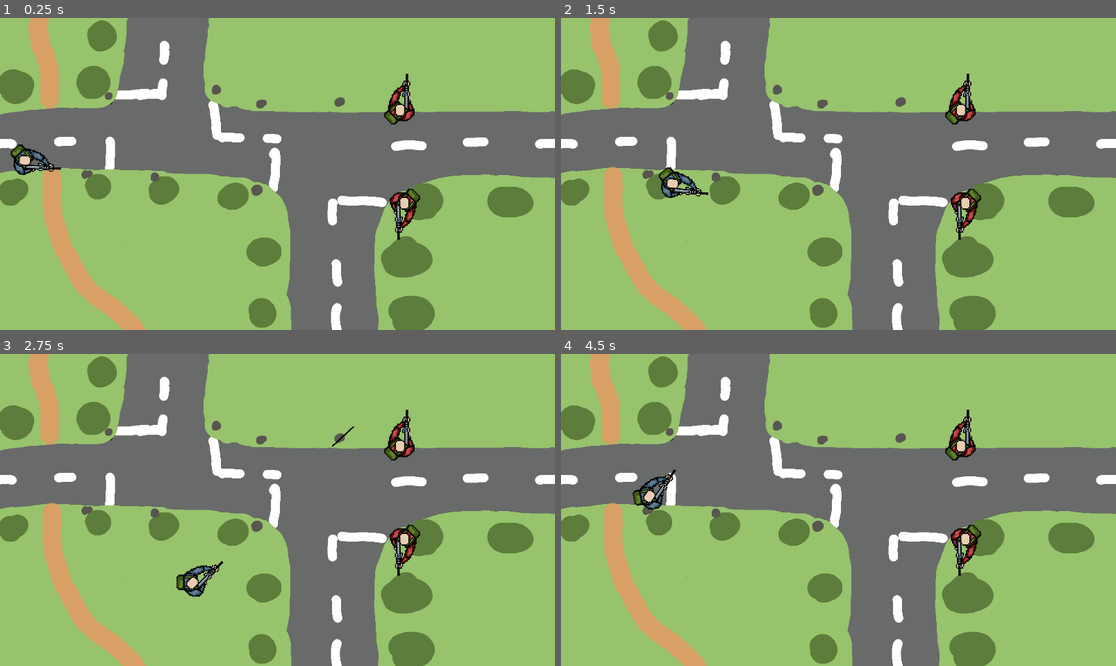
Above: before the commit, frames 1-4 (two rows, left to right).
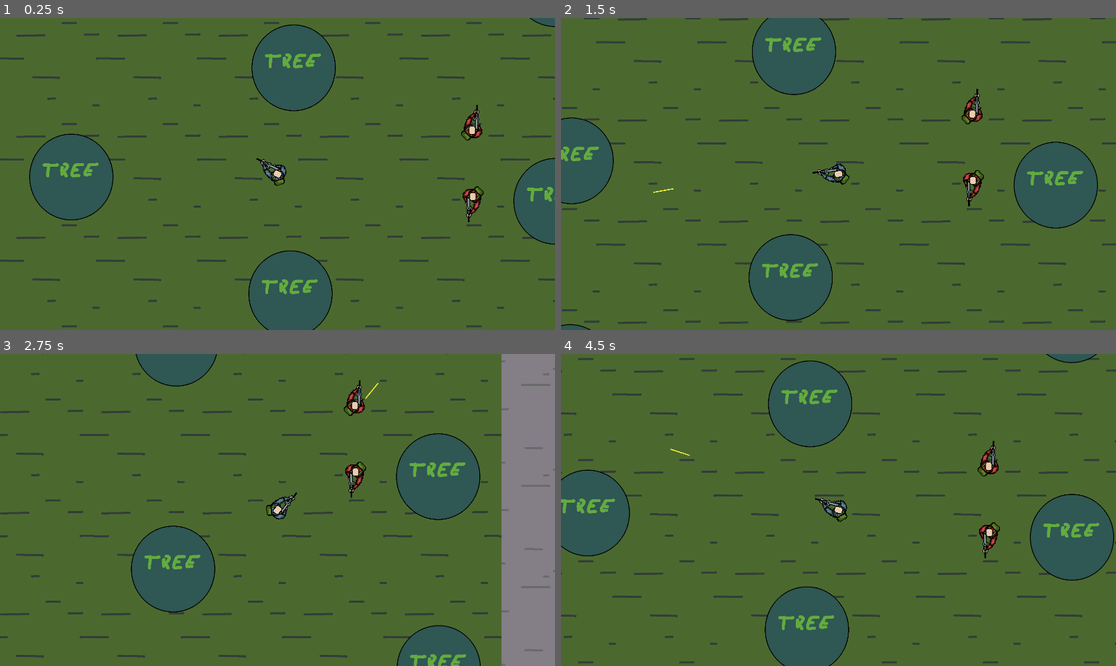
Above: after the commit, the same moments.

Repository: DCel567/shoot_n_go
Game: Godot game, scene res://scenes/level.tscn
Same seed, same stepped clock (60 frames per second), same inputs: the game is played once before the commit and once after it.
Inputs (mouse positions are in pixels of both pictures, inside the frame that each line leads up to):
- Up to frame 1 (0.25 s): no input
- Up to frame 2 (1.5 s): tap Enter at 0.5 s; move the mouse to (960, 158) at 0.52 s; press the mouse at (960, 158) at 0.53 s; hold D (move_right) 0.53-1.28 s; move the mouse to (727, 189) at 1.27 s; release the mouse at (727, 189) at 1.28 s; hold Down (move_backward) from 1.28 s (still down); click (727, 189) at 1.35 s
- Up to frame 3 (2.75 s): move the mouse to (333, 441) at 2.02 s; release Down (move_backward) at 2.03 s; press the mouse at (333, 441) at 2.03 s; hold D (move_right) from 2.03 s (still down)
- Up to frame 4 (4.5 s): move the mouse to (810, 572) at 2.77 s; release D (move_right) at 2.78 s; release the mouse at (810, 572) at 2.78 s; hold Up (move_forward) 2.78-3.53 s; click (810, 572) at 2.85 s; move the mouse to (1005, 556) at 3.52 s; press the mouse at (1005, 556) at 3.53 s; hold A (move_left) from 3.53 s (still down); move the mouse to (672, 463) at 4.27 s; release the mouse at (672, 463) at 4.28 s; click (672, 463) at 4.35 s

The runs differ from the first frame. In frame 1, 95% of the frame differs, in the area x 0-100%, y 0-100%; in frame 2, 95%; in frame 3, 95%; in frame 4, 95%.

Commit message:
Camera added, background now much worse, but repeatable

Diff:
--- a/scenes/black_bullet.tscn
+++ b/scenes/black_bullet.tscn
@@ -1,19 +1,19 @@
 [gd_scene load_steps=4 format=3 uid="uid://cbuc4h17xmmwp"]
 
 [ext_resource type="Script" path="res://scenes/black_bullet.gd" id="1_c61tb"]
-[ext_resource type="Texture2D" uid="uid://5sq7726onuh5" path="res://graphics/black_bullet.png" id="1_cisl7"]
+[ext_resource type="Texture2D" uid="uid://bld4ne2qoxr8v" path="res://graphics/yellow_bullet.png" id="2_v3i84"]
 
 [sub_resource type="RectangleShape2D" id="RectangleShape2D_rm6xa"]
 size = Vector2(10, 100)
 
 [node name="Area2D" type="Area2D"]
 script = ExtResource("1_c61tb")
-speed = 60
+speed = 100
 
 [node name="BlackBullet" type="Sprite2D" parent="."]
 position = Vector2(0, -50)
 scale = Vector2(0.5, 1)
-texture = ExtResource("1_cisl7")
+texture = ExtResource("2_v3i84")
 
 [node name="CollisionShape2D" type="CollisionShape2D" parent="."]
 position = Vector2(0, -50)
--- a/scenes/level.gd
+++ b/scenes/level.gd
@@ -17,6 +17,5 @@
 
 	bullet.rotation_degrees = rad_to_deg(direction.angle()) + (90 + randi() % 6 - 3)
 	bullet.direction = Vector2.from_angle(bullet.rotation - PI/2)
-	print(bullet.rotation)
 
 	$Projectiles.add_child(bullet)
--- a/scenes/level.tscn
+++ b/scenes/level.tscn
@@ -1,26 +1,108 @@
-[gd_scene load_steps=5 format=3 uid="uid://37ejfqggubt3"]
+[gd_scene load_steps=8 format=3 uid="uid://37ejfqggubt3"]
 
-[ext_resource type="Texture2D" uid="uid://byx527k64inet" path="res://graphics/country_road.jpeg" id="1_0kv0n"]
 [ext_resource type="Script" path="res://scenes/level.gd" id="1_wvwn8"]
 [ext_resource type="PackedScene" uid="uid://b26p4sbiy1of8" path="res://scenes/player.tscn" id="2_eu0ep"]
+[ext_resource type="Texture2D" uid="uid://b8whws8ttf056" path="res://graphics/asphalt.png" id="2_kj5c7"]
+[ext_resource type="Texture2D" uid="uid://pftofwny7c7t" path="res://graphics/grass.png" id="3_hmufd"]
 [ext_resource type="PackedScene" uid="uid://bo350h1i2l8g0" path="res://scenes/red_soldier.tscn" id="3_rfuek"]
+[ext_resource type="Texture2D" uid="uid://c2c0kmhba128v" path="res://graphics/tree.png" id="4_ovotw"]
+[ext_resource type="Texture2D" uid="uid://5sq7726onuh5" path="res://graphics/black_bullet.png" id="5_8h5ft"]
 
 [node name="level" type="Node2D"]
 script = ExtResource("1_wvwn8")
 
-[node name="CountryRoad" type="Sprite2D" parent="."]
-position = Vector2(960, 540)
-texture = ExtResource("1_0kv0n")
+[node name="Ground" type="Node2D" parent="."]
+
+[node name="Asphalt" type="Sprite2D" parent="Ground"]
+texture_repeat = 2
+position = Vector2(84, 488)
+texture = ExtResource("2_kj5c7")
+region_enabled = true
+region_rect = Rect2(-1768.43, -859.19, 5000, 2400)
+
+[node name="Grass" type="Sprite2D" parent="Ground"]
+texture_repeat = 2
+position = Vector2(-326, 489)
+texture = ExtResource("3_hmufd")
+region_enabled = true
+region_rect = Rect2(-547.475, -906.339, 4200, 2400)
+
+[node name="Trees" type="Node" parent="Ground"]
+
+[node name="Tree5" type="Sprite2D" parent="Ground/Trees"]
+position = Vector2(147, 1075)
+texture = ExtResource("4_ovotw")
+
+[node name="Tree3" type="Sprite2D" parent="Ground/Trees"]
+position = Vector2(163, -42)
+texture = ExtResource("4_ovotw")
+
+[node name="Tree2" type="Sprite2D" parent="Ground/Trees"]
+position = Vector2(-936, 498)
+texture = ExtResource("4_ovotw")
+
+[node name="Tree6" type="Sprite2D" parent="Ground/Trees"]
+position = Vector2(1460, 1567)
+texture = ExtResource("4_ovotw")
+
+[node name="Tree" type="Sprite2D" parent="Ground/Trees"]
+position = Vector2(1457, 618)
+texture = ExtResource("4_ovotw")
+
+[node name="Tree4" type="Sprite2D" parent="Ground/Trees"]
+position = Vector2(1455, -458)
+texture = ExtResource("4_ovotw")
+
+[node name="Tree9" type="Sprite2D" parent="Ground/Trees"]
+position = Vector2(-2190, 992)
+texture = ExtResource("4_ovotw")
+
+[node name="Tree10" type="Sprite2D" parent="Ground/Trees"]
+position = Vector2(-2143, -55)
+texture = ExtResource("4_ovotw")
+
+[node name="Tree8" type="Sprite2D" parent="Ground/Trees"]
+position = Vector2(-943, 1520)
+texture = ExtResource("4_ovotw")
+
+[node name="Tree7" type="Sprite2D" parent="Ground/Trees"]
+position = Vector2(-930, -524)
+texture = ExtResource("4_ovotw")
+
+[node name="WhiteStripes" type="Node" parent="Ground"]
+
+[node name="BlackBullet" type="Sprite2D" parent="Ground/WhiteStripes"]
+position = Vector2(2200, 250)
+scale = Vector2(4, 2)
+texture = ExtResource("5_8h5ft")
+
+[node name="BlackBullet2" type="Sprite2D" parent="Ground/WhiteStripes"]
+position = Vector2(2200, 1050)
+scale = Vector2(4, 2)
+texture = ExtResource("5_8h5ft")
+
+[node name="BlackBullet3" type="Sprite2D" parent="Ground/WhiteStripes"]
+position = Vector2(2200, 1850)
+scale = Vector2(4, 2)
+texture = ExtResource("5_8h5ft")
+
+[node name="BlackBullet4" type="Sprite2D" parent="Ground/WhiteStripes"]
+position = Vector2(2200, -550)
+scale = Vector2(4, 2)
+texture = ExtResource("5_8h5ft")
 
 [node name="Player" parent="." instance=ExtResource("2_eu0ep")]
 position = Vector2(86, 493)
 
+[node name="Camera2D" type="Camera2D" parent="Player"]
+zoom = Vector2(0.7, 0.7)
+
 [node name="red_soldier" parent="." instance=ExtResource("3_rfuek")]
-position = Vector2(1384, 319)
+position = Vector2(1048, 277)
 rotation = -1.55509
 
 [node name="red_soldier2" parent="." instance=ExtResource("3_rfuek")]
-position = Vector2(1399, 641)
+position = Vector2(1051, 605)
 rotation = 1.55509
 
 [node name="Projectiles" type="Node2D" parent="."]
--- a/scenes/player.gd
+++ b/scenes/player.gd
@@ -7,7 +7,7 @@
 
 
 func _ready():
-	$shoot_timer.wait_time = 0.5
+	$shoot_timer.wait_time = 0.1
 
 func _process(delta):
 	pass
Binary file added: graphics/asphalt.png
Not shown, added: graphics/asphalt.png.import
Binary file added: graphics/grass.png
Not shown, added: graphics/grass.png.import
Binary file added: graphics/tree.png
Not shown, added: graphics/tree.png.import
Binary file added: graphics/yellow_bullet.png
Not shown, added: graphics/yellow_bullet.png.import
